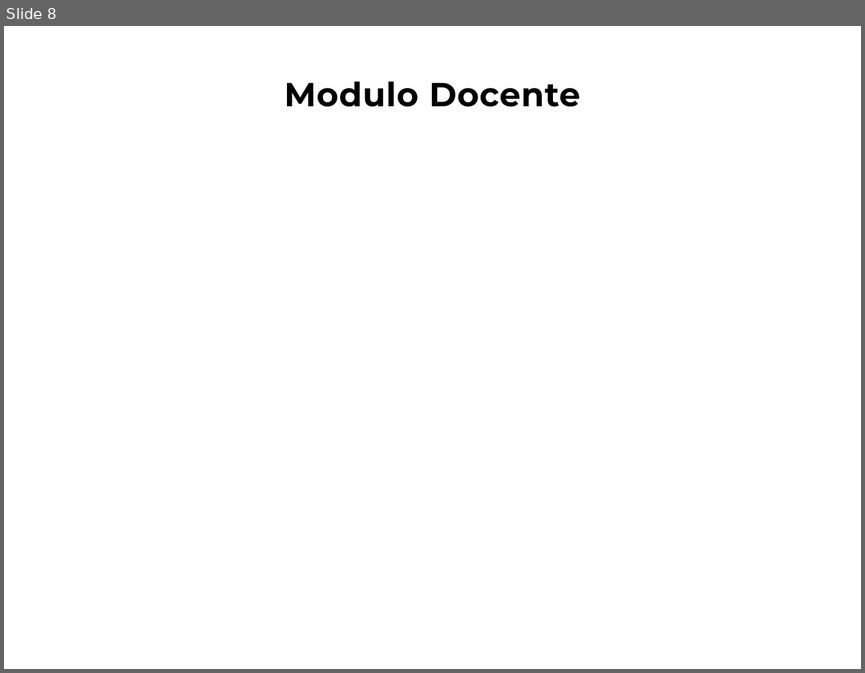
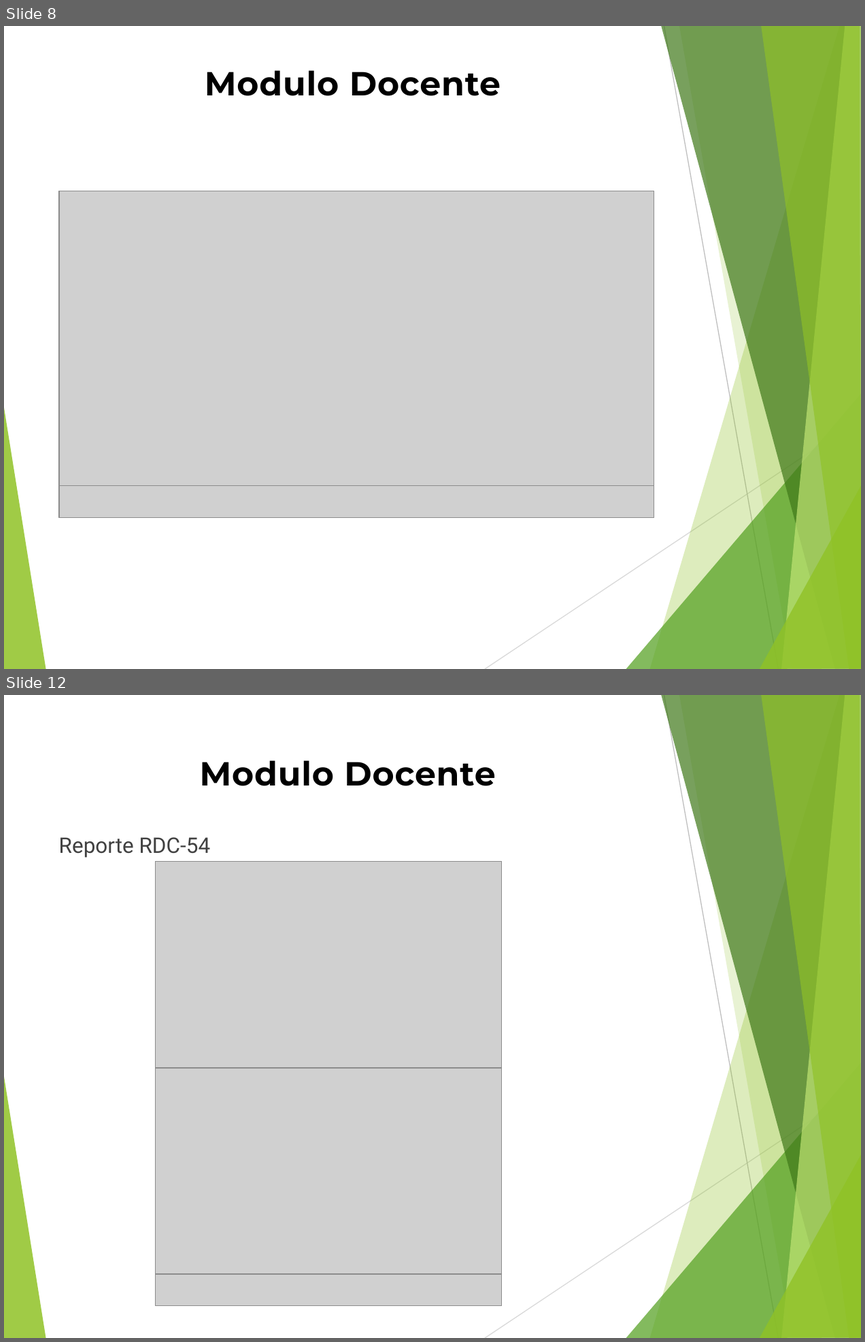
Before and after one commit to andy645jh/ProyectoGrado, a slide deck: extras/docs/rdc_presentacion.pptx. Shown one above the other, each under a label of ours: slide 8 before the commit, slides 8 and 12 after it; the slides between them are not shown. The pictures are 865x673 and 865x1342 pixels, drawn with LibreOffice and Linux fonts; fonts in the diff are those of the drawing; grey boxes stand for pictures. Boxes give left, top, right and bottom in pixels: in the first picture for what was removed or moved away, otherwise in the second. Text is boxed around its words. In the diff, an @@ line names an element or a change of style, - is before the commit and + after.

```diff
--- a/extras/docs/rdc_presentacion.pptx
+++ b/extras/docs/rdc_presentacion.pptx
@@ slide 12 added at box(4, 695, 861, 1338), background #FFFFFF; not listed: 10 template elements that a slide beside it also shows @@
@@ text added at box(200, 760, 495, 786), 28 pt, text #000000, bold @@
+Modulo Docente
@@ text added at box(59, 837, 211, 858), 18 pt, text #404040 @@
+Reporte RDC-54
@@ picture added at box(155, 861, 501, 1068) @@
@@ picture added at box(155, 1068, 501, 1274) @@
@@ picture added at box(155, 1273, 501, 1305) @@
@@ slide 8 changed as well @@
@@ text "Modulo Docente": place and size @@
-text "Modulo Docente" at box(284, 81, 580, 107)
+text "Modulo Docente" at box(205, 70, 500, 96)
@@ picture added at box(59, 191, 653, 485) @@
@@ picture added at box(59, 485, 653, 517) @@
@@ group added at box(4, 26, 861, 669): 8 freeform shapes, 2 lines @@
```
Also in this commit, not shown: 8 other slides changed, 8 other slides added, 5 slides removed.
